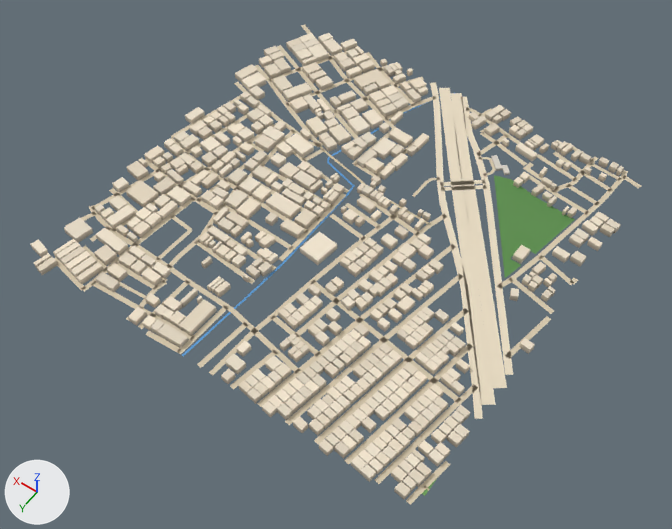
A saved change to the glTF model public/assets/bengaluru-region-v1/tiles/t-15_-7-l0.glb.
Rendered twice from a 50 mm camera at (-7642.0, -2675.0, 803.0) aimed at (-7264.0, -3206.0, -30.0). Every picture has the same lights, and +X, +Y and +Z are marked at lower left. The picture after the commit comes second.

The older version as bpy lines, for what is in view:
```python
me_building = bpy.data.meshes.new('building')
me_building.from_pydata(...)  # 4584 vertices, 5741 faces; spans x -7.0..509.0, y -7.0..510.0, z 0.0..8.0
me_building.materials.append(mat_building)
me_ground = bpy.data.meshes.new('ground')
me_ground.from_pydata(...)  # 1210 vertices, 961 faces; spans x -6.0..503.0, y -4.0..503.0, z 1.0
me_ground.materials.append(mat_ground)
ob_building = bpy.data.objects.new('building', me_building)
ob_building.location = (-7500.0, -3500.0, 0.0)
ob_ground = bpy.data.objects.new('ground', me_ground)
ob_ground.location = (-7500.0, -3500.0, 0.0)
```
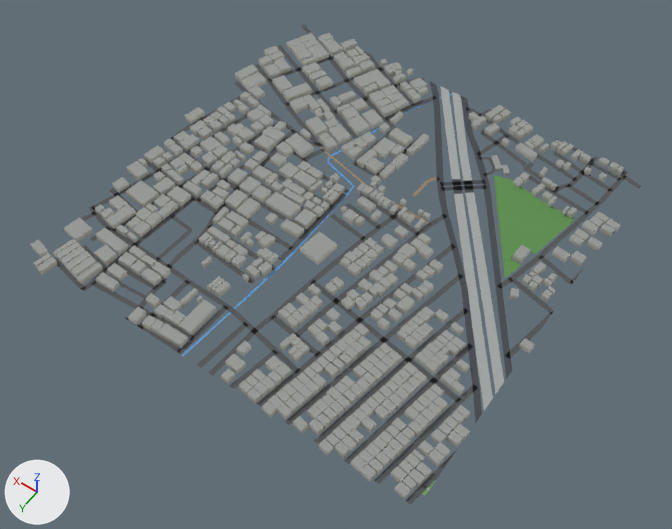
Changed parts and their boxes (x1, y1, x2, y2) in the pictures (672 x 529 px; the box of a moved part takes in the faces that stretch with it):
'ground', reshaped: before (54, 25, 641, 505); after (54, 24, 641, 504)
part 1 of me_building, recoloured (darker): (31, 33, 624, 499) in both
part 2 of me_ground, rebuilt (9% narrower): before (464, 192, 507, 388); after (465, 192, 504, 393)
part 3 of me_ground, rebuilt (11% narrower): before (452, 194, 496, 405); after (454, 194, 493, 410)
part 4 of me_ground, rebuilt (12% narrower): before (439, 90, 462, 179); after (441, 90, 461, 179)
part 5 of me_ground, rebuilt (12% narrower): before (451, 93, 474, 181); after (452, 92, 472, 181)
part 6 of me_ground, rebuilt (20% narrower): before (450, 179, 464, 194); after (452, 179, 463, 194)
part 7 of me_ground, rebuilt (21% narrower): before (463, 180, 476, 193); after (464, 180, 474, 193)
part 8 of me_ground, moved or reshaped: before (66, 187, 578, 488); after (61, 188, 583, 488)
part 9 of me_ground, moved or reshaped: before (171, 25, 641, 188); after (162, 24, 641, 188)
part 10 of me_ground, recoloured: (54, 45, 625, 484) in both

The change in detail:
me_building is used by ob_building; location (-7500.0, -3500.0, 0.0).
me_building had 4584 vertices, 5741 faces and spanned x -7.0..509.0, y -7.0..510.0, z 0.0..8.0.
me_building now has 4584 vertices, 6898 faces and spans x -7.0..509.0, y -7.0..510.0, z 0.0..8.0.
me_building part 1: 5741 kept faces spanning x -7.0..509.0, y -7.0..510.0, z 0.0..8.0 get new vertex colours.
me_ground is used by ob_ground; location (-7500.0, -3500.0, 0.0).
me_ground had 1210 vertices, 961 faces and spanned x -6.0..503.0, y -4.0..503.0, z 1.0.
me_ground now has 1261 vertices, 1012 faces and spans x 0.0..500.0, y 0.0..500.0, z 1.0.
me_ground part 2: the loose piece of 18 vertices spanning x -6.0..163.0, y 133.0..350.0, z 1.0 is rebuilt with 20 vertices and now spans x 0.0..161.0, y 135.0..355.0, z 1.0.
me_ground part 3: the loose piece of 16 vertices spanning x -6.0..173.0, y 143.0..373.0, z 1.0 is rebuilt with 18 vertices and now spans x 0.0..171.0, y 144.0..378.0, z 1.0.
me_ground part 4: the loose piece of 12 vertices spanning x 175.0..279.0, y -1.0..133.0, z 1.0 is rebuilt with 12 vertices and now spans x 177.0..278.0, y 0.0..132.0, z 1.0.
me_ground part 5: the loose piece of 12 vertices spanning x 163.0..264.0, y -4.0..127.0, z 1.0 is rebuilt with 14 vertices and now spans x 165.0..264.0, y 0.0..126.0, z 1.0.
me_ground part 6: the loose piece of 4 vertices spanning x 162.0..187.0, y 124.0..151.0, z 1.0 is rebuilt with 4 vertices and now spans x 163.0..185.0, y 125.0..150.0, z 1.0.
me_ground part 7: the loose piece of 4 vertices spanning x 152.0..175.0, y 118.0..142.0, z 1.0 is rebuilt with 4 vertices and now spans x 153.0..173.0, y 119.0..141.0, z 1.0.
me_ground part 8: 31 vertices moved from x -1.0..503.0, y 191.0..502.0, z 1.0 to x 0.0..500.0, y 185.0..500.0, z 1.0; 36 vertices removed from x -3.0..501.0, y 136.0..503.0, z 1.0; 58 vertices added at x 0.0..500.0, y 137.0..500.0, z 1.0.
me_ground part 9: 24 vertices moved from x 22.0..501.0, y -3.0..233.0, z 1.0 to x 28.0..500.0, y 0.0..214.0, z 1.0; 24 vertices removed from x -1.0..503.0, y -3.0..276.0, z 1.0; 45 vertices added at x 0.0..500.0, y 0.0..294.0, z 1.0.
me_ground part 10: 745 kept faces spanning x 0.0..500.0, y 0.0..500.0, z 1.0 get new vertex colours; the middle colour goes from beige #d7c9ae to dark grey #535556.
Other edits to the shape of me_ground do not show in these pictures.
